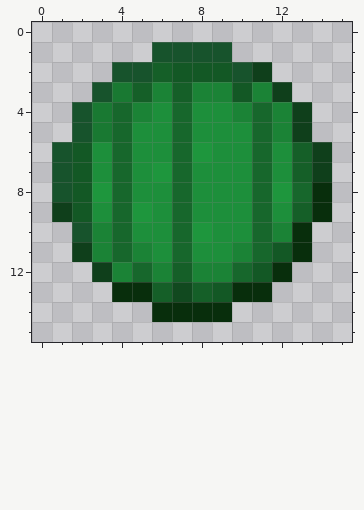
Pixel-art sprite -- mod_source/textures/items/foods/watermelon.png. Above: the version before the commit.
The file is 16x16 pixels. Colours within 5 levels of each other are drawn and written as one.
Now the later version:
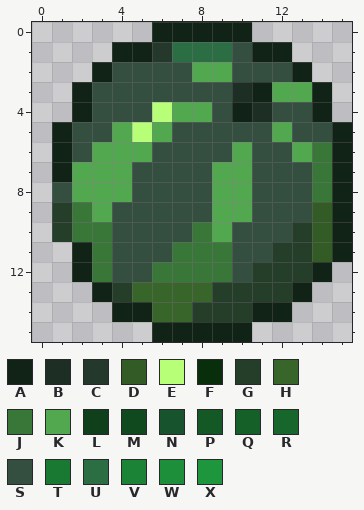
Palette (. is transparent): A #102316  B #1d2f24  C #25382c  D #335b25  E #b7ff77  F #082e0c  G #253e29  H #38662a  J #397738  K #51a84f  L #0f3f1b  M #11491f  N #17532c  P #135825  Q #155f28  R #17672c  S #344f3f  T #197932  U #2b6e44  V #1b8336  W #1d8f3b  X #1e963d
The edit:
@@ x 0..15 @@
- 0 ................
- 1 ......NNNN......
- 2 ....NNQPPPNL....
- 3 ...NTQVQVVPVL...
- 4 ..NTRVWRWWVRVL..
- 5 ..NTRWWRWWWRVL..
- 6 .NPWRWWRXWWRWQL.
- 7 .NPWRWXRWWWRWQL.
- 8 .NPXRWWRWWWRXRF.
- 9 .LPWRXWRWWWRWQF.
-10 ..NVRWWRXWWRVF..
-11 ..LVRVWRWWVRPF..
-12 ...LVRVQVVRPF...
-13 ....FFQMQPFF....
-14 ......FFFF......
-15 ................
+ 0 ......AAAAA.....
+ 1 ....AACUUUSAA...
+ 2 ...ASSSSKKSSSA..
+ 3 ..ASSSSSSSBAKKA.
+ 4 ..ASSSEKKSABSSA.
+ 5 .ASSKEKSSSSSKSSA
+ 6 .ASKKKSSSSKSSKJA
+ 7 .AKKKSSSSKKSSSJA
+ 8 .SKKKSSSSKKSSSJA
+ 9 .GJKSSSSSKKSSSDA
+10 .GJJSSSSJKSSSGDA
+11 ..AJSSSJJJSSGGDA
+12 ..AJSSJJJJSGGGA.
+13 ...AGHHHHGGGGA..
+14 ....AAHHGGGAA...
+15 ......AAAAA.....
Where, in picture pixels (left, top, right, bottom), the same in both pictures:
changed: (52, 22, 352, 342)
